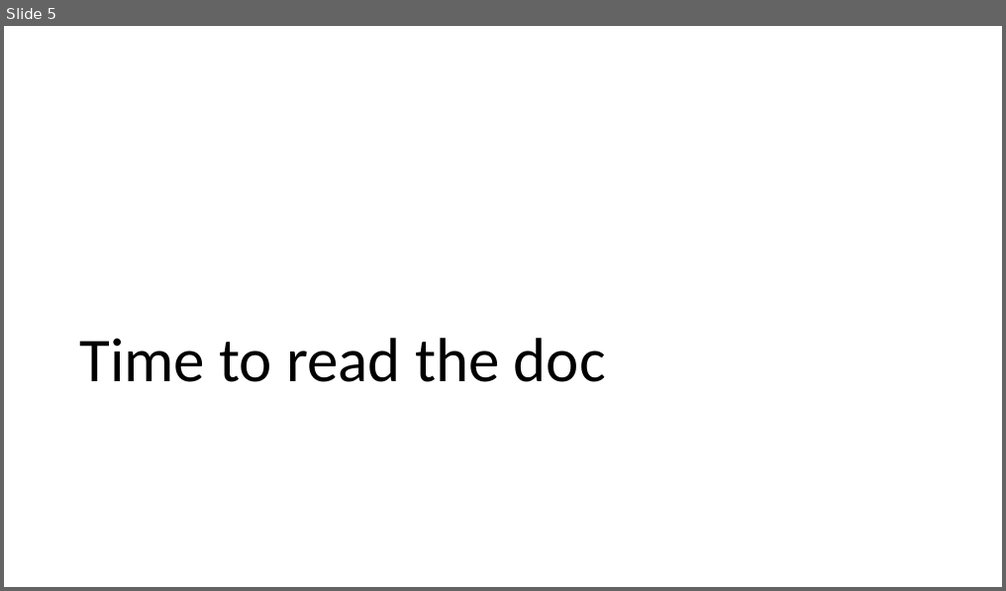
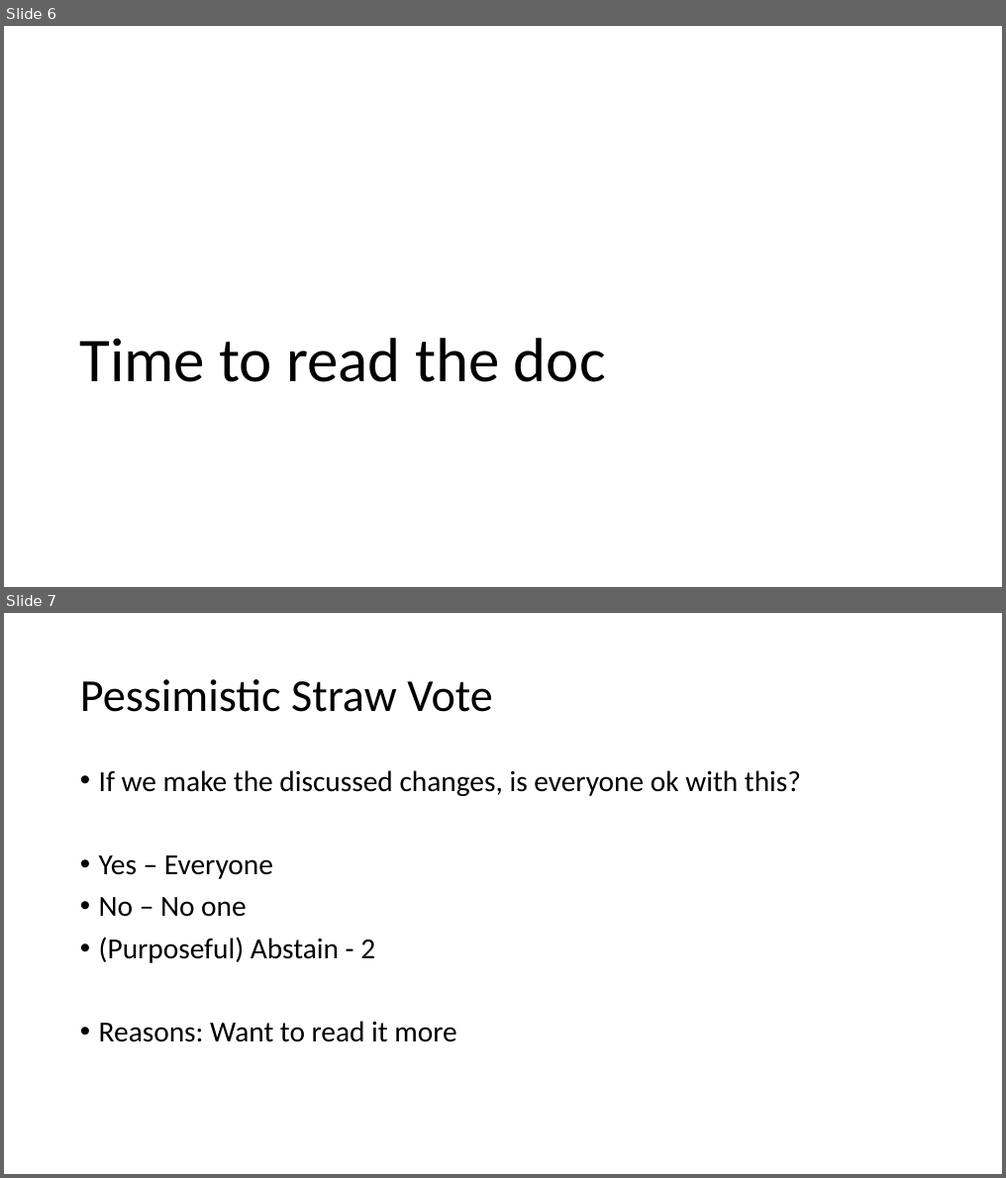
Before and after one commit to mpiwg-ft/ft-issues, a slide deck: slides/2017-09-21-Error-Handlers-Reading.pptx. Shown one above the other, each under a label of ours: slide 5 before the commit, slides 6 and 7 after it. The pictures are 1006x591 and 1006x1178 pixels, drawn with LibreOffice and Linux fonts; fonts in the diff are those of the drawing. Boxes give left, top, right and bottom in pixels: in the first picture for what was removed or moved away, otherwise in the second. Text is boxed around its words. In the diff, an @@ line names an element or a change of style, - is before the commit and + after.

```diff
--- a/slides/2017-09-21-Error-Handlers-Reading.pptx
+++ b/slides/2017-09-21-Error-Handlers-Reading.pptx
@@ slide 7 added at <box>4,613,1002,1174</box>, background #FFFFFF @@
@@ title added at <box>80,679,493,712</box>, 44 pt, text #000000 @@
+Pessimistic Straw Vote
@@ text added at <box>99,770,801,1043</box>, 28 pt, text #000000 @@
+• If we make the discussed changes, is everyone ok with this?
+• Yes – Everyone
+• No – No one
+• (Purposeful) Abstain - 2
+• Reasons: Want to read it more
@@ what was slide 5 is now slide 6 @@
```
Also in this commit, not shown: 3 slides changed, 1 other slide added, 1 other file.
